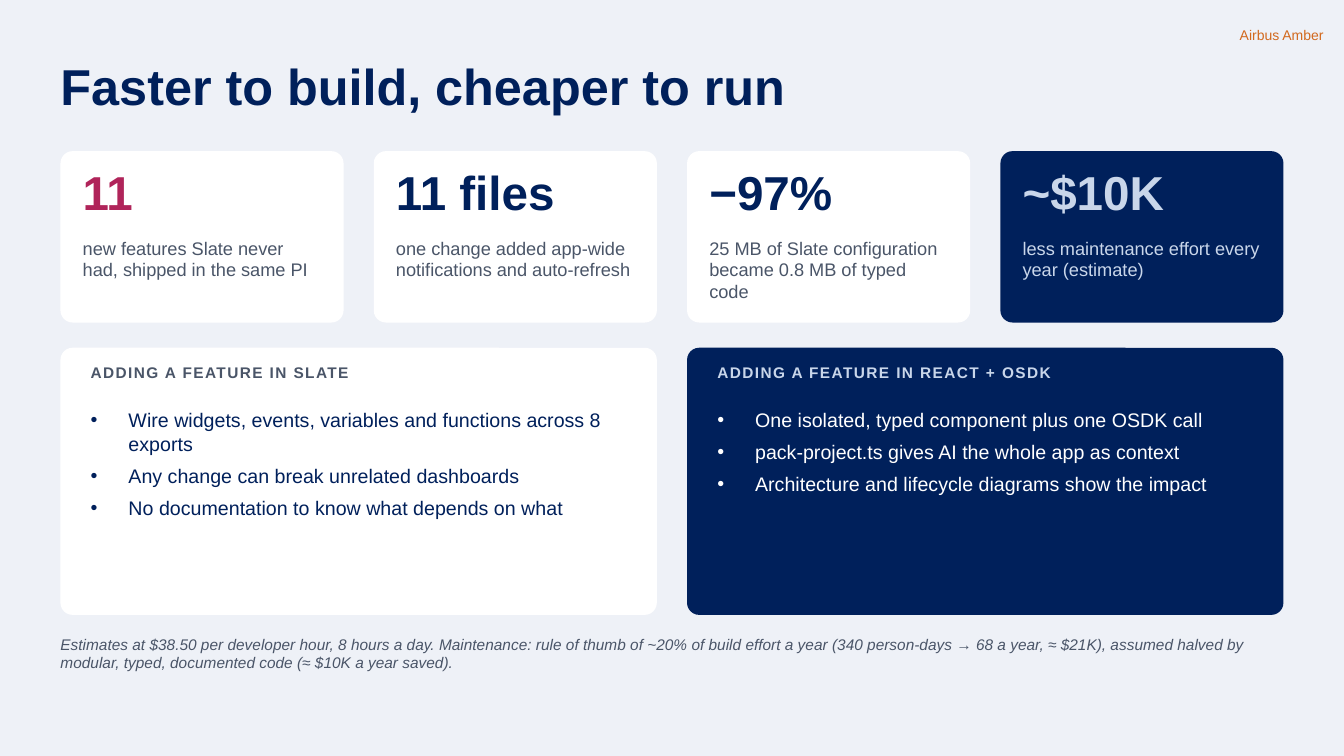
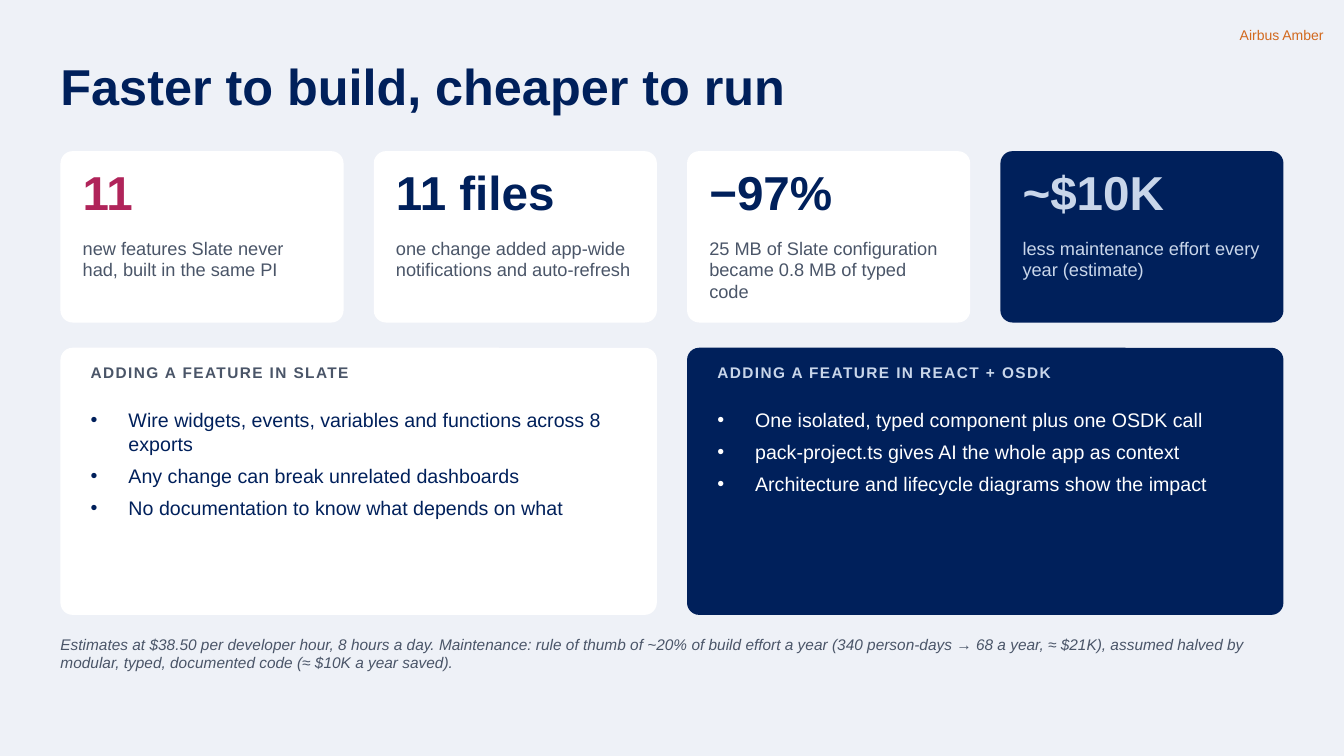
Before and after one commit to nithinram97/archify, a slide deck: slide 9 of erm-migration/docs/ERM-Migration-Jury-Pitch.pptx. Drawn at 1344x756 pixels with LibreOffice and Linux fonts; fonts in the diff are those of the drawing. Boxes give left, top, right and bottom in pixels: in the first picture for what was removed or moved away, otherwise in the second. Text is boxed around its words. In the diff, an @@ line names an element or a change of style, - is before the commit and + after.

```diff
--- a/erm-migration/docs/ERM-Migration-Jury-Pitch.pptx
+++ b/erm-migration/docs/ERM-Migration-Jury-Pitch.pptx
@@ text at [83, 242, 283, 278]: text changed @@
-new features Slate never had, shipped in the same PI
+new features Slate never had, built in the same PI
```
Also in this commit, not shown: 1 other slide changed, 3 other files.
